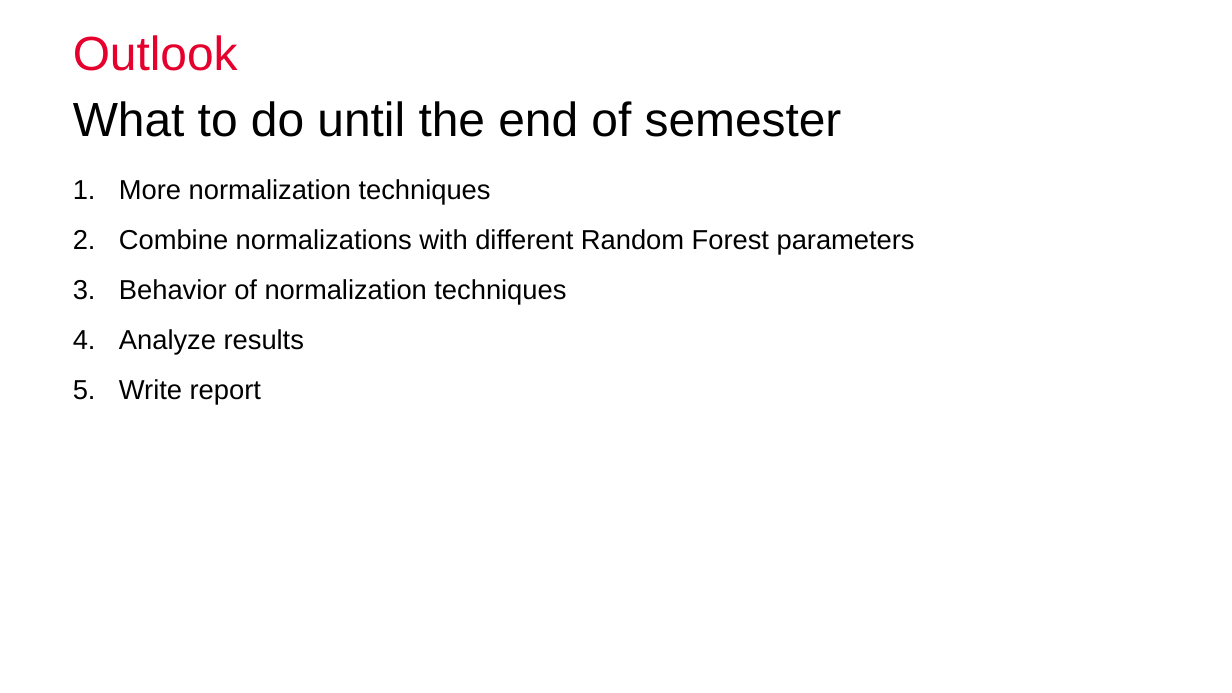
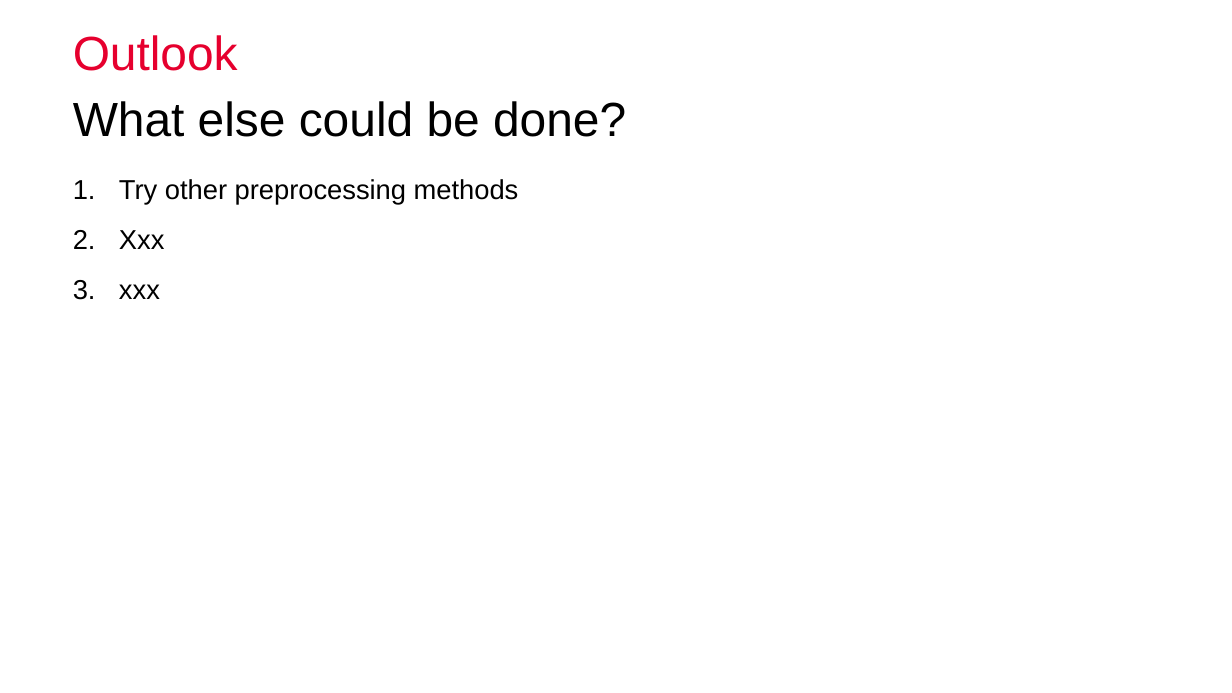
Before and after one commit to nibill/MIALab-1, a slide deck: slide 18 of Presentation/Final/FinalPresentation_Group3_BucheggerDuranWeber.pptx (slide 11 before the commit). Drawn at 1232x693 pixels with LibreOffice and Linux fonts; fonts in the diff are those of the drawing; background and template pictures are left out. Boxes give left, top, right and bottom in pixels: in the first picture for what was removed or moved away, otherwise in the second. Text is boxed around its words. In the diff, an @@ line names an element or a change of style, - is before the commit and + after.

```diff
--- a/Presentation/Final/FinalPresentation_Group3_BucheggerDuranWeber.pptx
+++ b/Presentation/Final/FinalPresentation_Group3_BucheggerDuranWeber.pptx
@@ text at box(73, 101, 626, 137): text changed @@
-What to do until the end of semester
+What else could be done?
@@ text at box(119, 179, 519, 299): text changed @@
-1. More normalization techniques
-2. Combine normalizations with different Random Forest parameters
-3. Behavior of normalization techniques
-4. Analyze results
-5. Write report
+1. Try other preprocessing methods
+2. Xxx
+3. xxx
```
Also in this commit, not shown: 7 slides added, 26 other files.
